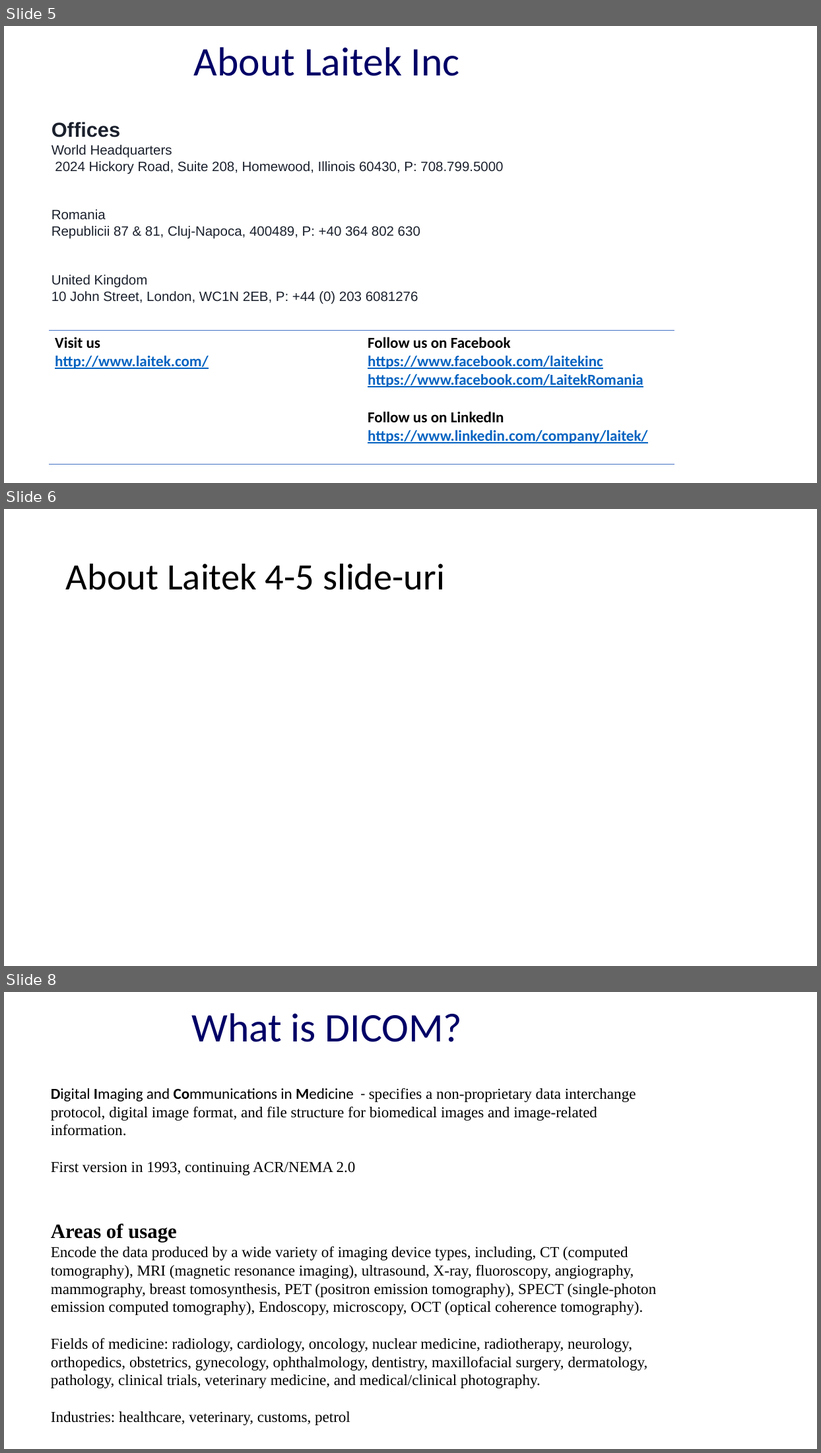
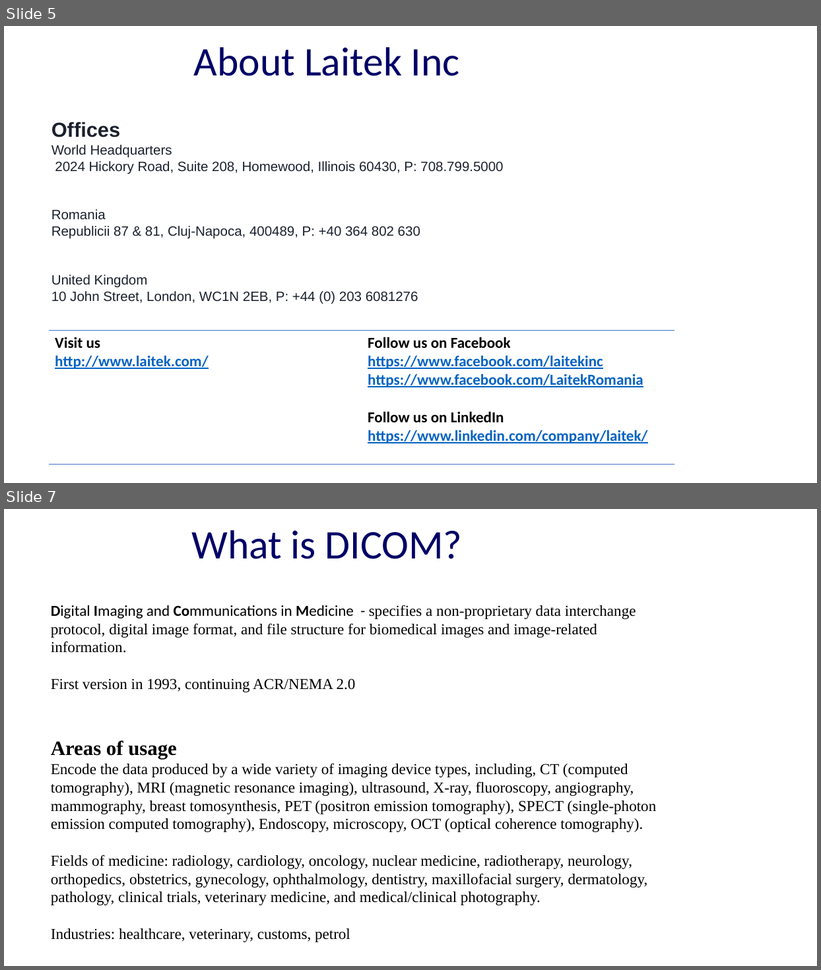
Before and after one commit to petrovanster/dicom_intro, a slide deck: presentation/(laitek) DICOM Intro Course.pptx. Shown one above the other, each under a label of ours: slides 5, 6 and 8 before the commit, slides 5 and 7 after it; the slides between them are not shown. The pictures are 821x1453 and 821x970 pixels, drawn with LibreOffice and Linux fonts; fonts in the diff are those of the drawing; background and template pictures are left out. Boxes give left, top, right and bottom in pixels: in the first picture for what was removed or moved away, otherwise in the second. Text is boxed around its words. In the diff, an @@ line names an element or a change of style, - is before the commit and + after.

```diff
--- a/presentation/(laitek) DICOM Intro Course.pptx
+++ b/presentation/(laitek) DICOM Intro Course.pptx
@@ slide 6 removed at <box>4,509,817,966</box>, background #FFFFFF @@
@@ title removed at <box>66,563,445,590</box> @@
-About Laitek 4-5 slide-uri
@@ what was slide 8 is now slide 7 @@
```
Also in this commit, not shown: 2 slides changed, 1 other file.
